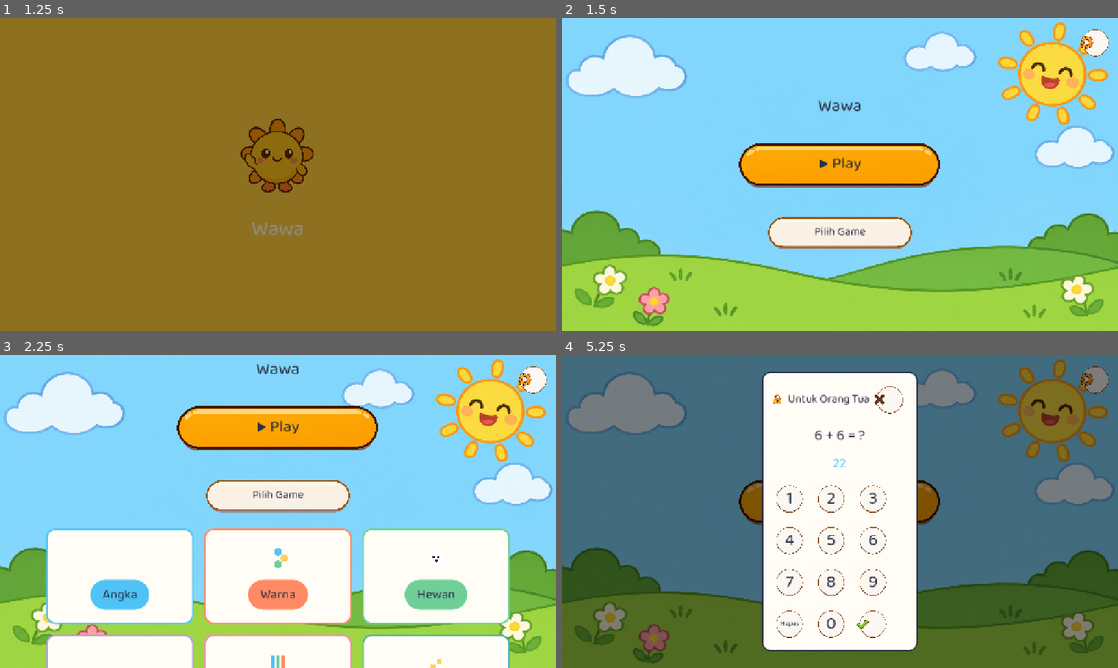
Above: before the commit, frames 1-4 (two rows, left to right).
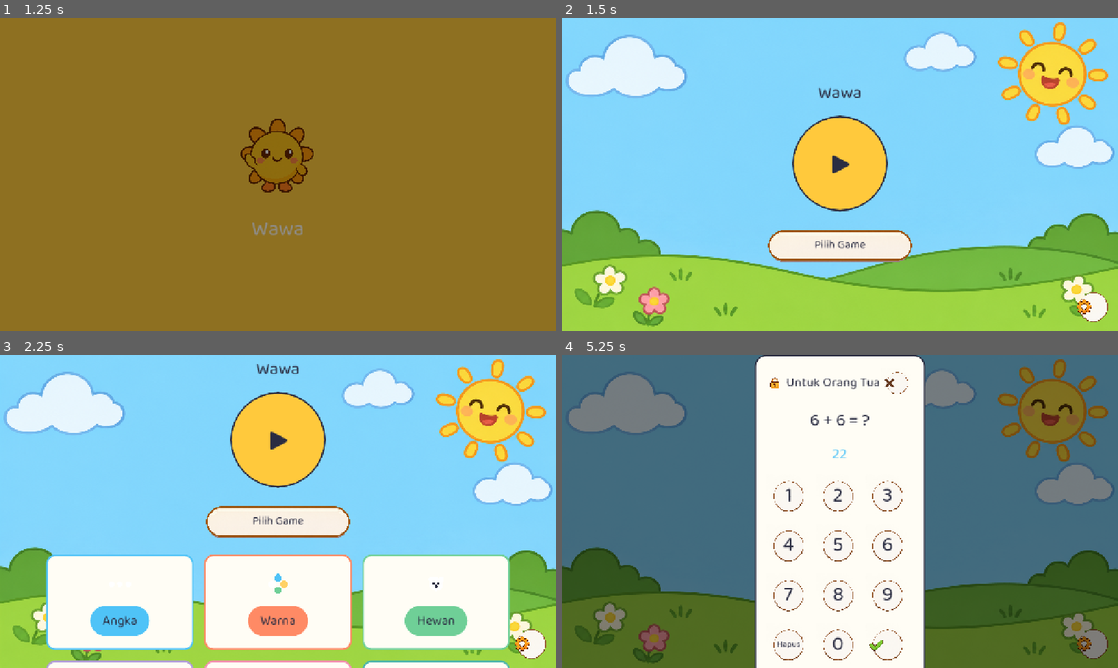
Above: after the commit, the same moments.

Repository: ptnusavisionmedia/game-balita
Game: Godot game, scene res://scenes/Splash.tscn
Two runs of this game, one before a commit and one after it. Both use one fixed random seed, a clock stepped at 60 frames per second and the inputs below.
Inputs (mouse positions are in pixels of both pictures, inside the frame that each line leads up to; where the layout moved, square brackets give the same spot in the first picture):
- Up to frame 1 (1.25 s): tap Enter at 0.5 s
- Up to frame 2 (1.5 s): no input
- Up to frame 3 (2.25 s): click "Pilih Game" at 2 s
- Up to frame 4 (5.25 s): click "Pilih Game" at 2.75 s; click (1095, 642) [1095, 380] at 3.5 s; click "▶ Play" (after the commit: "▶") at 4.25 s; click "▶ Play" (after the commit: "▶") at 5 s

Frame 1 is identical in both runs. In frame 2, 10% of the frame differs, in the area x 31-99%, y 3-98%; in frame 3, 30%, in the area x 8-99%, y 3-100%; in frame 4, 10%.

Commit message:
fix: presisi & ukuran redesain GUI/HUD (Play jadi lingkaran, teks besar)
- Home: tombol Play jadi lingkaran besar (220px) berisi cuma tanda ▶
  tanpa teks, ganti pil gambar "▶ Play". Gear Settings pindah ke pojok
  kanan bawah (dari kanan atas), naik 88→96px.
- ParentalGateDialog: keypad 88→100px, font digit 40→46, judul/soal/
  jawaban dibesarkan, margin kartu dilonggarkan (kartu otomatis lebih
  lebar, tidak sempit-memanjang lagi).
- Settings: judul/label/subjudul dibesarkan, kartu dilebarkan + margin
  ditambah, font teks tombol pil di-set eksplisit (sebelumnya ikut
  default yang lebih kecil).

Co-Authored-By: Claude Sonnet 5 <noreply@anthropic.com>

Diff:
--- a/core/scripts/parental_gate_dialog.gd
+++ b/core/scripts/parental_gate_dialog.gd
@@ -52,13 +52,13 @@
 	card_style.bg_color = AppColors.CREAM
 	card_style.border_color = AppColors.INK
 	card_style.set_border_width_all(3)
-	card_style.set_corner_radius_all(20)
-	card_style.set_content_margin_all(20)
+	card_style.set_corner_radius_all(24)
+	card_style.set_content_margin_all(28)
 	card.add_theme_stylebox_override("panel", card_style)
 	center.add_child(card)
 
 	var vbox := VBoxContainer.new()
-	vbox.add_theme_constant_override("separation", 12)
+	vbox.add_theme_constant_override("separation", 18)
 	card.add_child(vbox)
 
 	# Update 2026-11-22: susunan judul+tutup mengikuti mockup
@@ -78,7 +78,7 @@
 	if FileAccess.file_exists(lock_icon_path):
 		var lock_icon := TextureRect.new()
 		lock_icon.texture = load(lock_icon_path)
-		lock_icon.custom_minimum_size = Vector2(32, 32)
+		lock_icon.custom_minimum_size = Vector2(36, 36)
 		# expand_mode = IGNORE_SIZE WAJIB — tanpa ini TextureRect melapor
 		# "minimum size"-nya = ukuran asli file (bisa 1024x1024), bukan
 		# custom_minimum_size di atas (bug sama persis GameBackground
@@ -90,17 +90,17 @@
 
 	var title := Label.new()
 	title.text = "Untuk Orang Tua"
-	title.add_theme_font_size_override("font_size", 26)
+	title.add_theme_font_size_override("font_size", 30)
 	title.add_theme_color_override("font_color", AppColors.INK)
 	title_box.add_child(title)
 
 	var close_button := Button.new()
-	UIStyle.apply_icon_frame(close_button)
+	UIStyle.apply_icon_frame(close_button, 72.0)
 	var close_icon_path := "res://core/assets/images/ui/close_x.png"
 	if FileAccess.file_exists(close_icon_path):
 		close_button.icon = load(close_icon_path)
 		close_button.expand_icon = true
-		close_button.add_theme_constant_override("icon_max_width", 40)
+		close_button.add_theme_constant_override("icon_max_width", 36)
 	else:
 		close_button.text = "✕"
 	close_button.pressed.connect(func(): cancelled.emit())
@@ -108,21 +108,21 @@
 
 	_question_label = Label.new()
 	_question_label.horizontal_alignment = HORIZONTAL_ALIGNMENT_CENTER
-	_question_label.add_theme_font_size_override("font_size", 34)
+	_question_label.add_theme_font_size_override("font_size", 40)
 	_question_label.add_theme_color_override("font_color", AppColors.INK)
 	vbox.add_child(_question_label)
 
 	_answer_label = Label.new()
 	_answer_label.horizontal_alignment = HORIZONTAL_ALIGNMENT_CENTER
-	_answer_label.add_theme_font_size_override("font_size", 30)
+	_answer_label.add_theme_font_size_override("font_size", 34)
 	_answer_label.add_theme_color_override("font_color", AppColors.ACCENT_ANGKA)
-	_answer_label.custom_minimum_size = Vector2(0, 36)
+	_answer_label.custom_minimum_size = Vector2(0, 40)
 	vbox.add_child(_answer_label)
 
 	var keypad := GridContainer.new()
 	keypad.columns = 3
-	keypad.add_theme_constant_override("h_separation", 8)
-	keypad.add_theme_constant_override("v_separation", 8)
+	keypad.add_theme_constant_override("h_separation", 14)
+	keypad.add_theme_constant_override("v_separation", 14)
 	vbox.add_child(keypad)
 
 	for i in range(1, 10):
@@ -149,34 +149,40 @@
 ## (token `icon.s` 88x88, lihat mockup `previews/09_parental_gate.png`) +
 ## font digit dibesarkan ke 40px (token "Digit keypad" di
 ## docs/STYLE_GUIDE_GUI_HUD.md / GUI_HUD_SPEC paket).
+## Update 2026-11-22 (redesain ke-2, "text terlalu kecil" dilaporkan
+## user): bingkai naik dari 88→100, font digit 40→46 — kartu otomatis
+## ikut melebar (CenterContainer+GridContainer menyesuaikan ke minimum
+## size anak-anaknya), jadi dialog tidak lagi sempit-memanjang.
+const KEYPAD_DIAMETER := 100.0
+
 func _make_digit_button(d: int) -> Button:
 	var button := Button.new()
-	UIStyle.apply_icon_frame(button)
+	UIStyle.apply_icon_frame(button, KEYPAD_DIAMETER)
 	UIStyle.apply_ink_text_color(button)
 	button.text = str(d)
-	button.add_theme_font_size_override("font_size", 40)
+	button.add_theme_font_size_override("font_size", 46)
 	button.pressed.connect(_on_digit_pressed.bind(d))
 	return button
 
 
 func _make_backspace_button() -> Button:
 	var button := Button.new()
-	UIStyle.apply_icon_frame(button)
+	UIStyle.apply_icon_frame(button, KEYPAD_DIAMETER)
 	UIStyle.apply_ink_text_color(button)
 	button.text = "Hapus"
-	button.add_theme_font_size_override("font_size", 16)
+	button.add_theme_font_size_override("font_size", 20)
 	button.pressed.connect(_on_backspace_pressed)
 	return button
 
 
 func _make_confirm_button() -> Button:
 	var button := Button.new()
-	UIStyle.apply_icon_frame(button)
+	UIStyle.apply_icon_frame(button, KEYPAD_DIAMETER)
 	var checkmark_path := "res://core/assets/images/ui/checkmark.png"
 	if FileAccess.file_exists(checkmark_path):
 		button.icon = load(checkmark_path)
 		button.expand_icon = true
-		button.add_theme_constant_override("icon_max_width", 40)
+		button.add_theme_constant_override("icon_max_width", 48)
 	else:
 		button.text = "✓"
 	button.pressed.connect(_on_confirm_pressed)
--- a/scenes/home.gd
+++ b/scenes/home.gd
@@ -33,20 +33,30 @@
 	# men-stretch tiap child ke lebar penuh layar (dilaporkan user
 	# 2026-11-21, baru kelihatan jelas setelah GameBackground dipasang).
 	#
-	# Update 2026-11-22: "▶ Play"/"Pilih Game" sekarang pakai ilustrasi
-	# asli (`button_primary.png`/`button_secondary.png`, digenerate user
-	# lewat ChatGPT) lewat `StyleBoxTexture` — bukan `BigRoundButton`
-	# warna solid lagi. `texture_margin_*` = teknik 9-slice Godot: cuma
-	# bagian tengah yang lurus di-stretch, ujung bulatnya tetap utuh
-	# berapa pun lebar tombolnya (lihat docs/STYLE_GUIDE_ILUSTRASI.md 5.7b
-	# soal kenapa gambar sengaja dibuat kosong tanpa teks ter-bake).
+	# Update 2026-11-22 (redesain ke-2, atas permintaan user): "Play"
+	# BUKAN pil bertuliskan "▶ Play" lagi — jadi LINGKARAN besar isinya
+	# cuma tanda "▶" tanpa teks sama sekali (ikon = aksi, sesuai prinsip
+	# anak belum baca). Pakai `StyleBoxFlat` solid (bukan gambar pil
+	# `button_primary.png` yang sekarang nganggur di repo — rasionya 3:1,
+	# tidak cocok dipotong jadi lingkaran tanpa gambar baru) supaya tetap
+	# tajam di ukuran berapa pun & konsisten sama pola `BigRoundButton`.
 	var play_button := Button.new()
-	play_button.custom_minimum_size = Vector2(480, 160)
+	const PLAY_DIAMETER := 220.0
+	play_button.custom_minimum_size = Vector2(PLAY_DIAMETER, PLAY_DIAMETER)
 	play_button.size_flags_horizontal = Control.SIZE_SHRINK_CENTER
-	play_button.text = "▶ Play"
-	play_button.add_theme_font_size_override("font_size", 38)
-	UIStyle.apply_ink_text_color(play_button)
-	_apply_texture_button_style(play_button, "res://core/assets/images/button_primary.png")
+	play_button.text = "▶"
+	play_button.add_theme_font_size_override("font_size", 80)
+	play_button.add_theme_color_override("font_color", AppColors.INK)
+	play_button.add_theme_color_override("font_hover_color", AppColors.INK)
+	play_button.add_theme_color_override("font_pressed_color", AppColors.INK)
+	play_button.add_theme_color_override("font_focus_color", AppColors.INK)
+	var play_style := StyleBoxFlat.new()
+	play_style.bg_color = AppColors.SUNSHINE
+	play_style.border_color = AppColors.INK
+	play_style.set_border_width_all(4)
+	play_style.set_corner_radius_all(int(PLAY_DIAMETER / 2.0))
+	for state in ["normal", "hover", "pressed", "focus"]:
+		play_button.add_theme_stylebox_override(state, play_style)
 	play_button.pressed.connect(_on_play_pressed)
 	vbox.add_child(play_button)
 
@@ -71,21 +81,30 @@
 	for game in GameFlow.GAMES:
 		_grid.add_child(_make_tile(game))
 
+	# Update 2026-11-22 (redesain ke-2): gear Settings pindah dari pojok
+	# kanan atas ke BAWAH tengah layar (atas permintaan user) — "agak
+	# besar cuman jangan terlalu besar" → 96x96 (naik dari 88, bukan
+	# lompat ke ukuran Play yang 220).
 	var settings_button := Button.new()
-	UIStyle.apply_icon_frame(settings_button)
+	UIStyle.apply_icon_frame(settings_button, 96.0)
 	var settings_icon_path := "res://core/assets/images/ui/settings.png"
 	if FileAccess.file_exists(settings_icon_path):
 		settings_button.icon = load(settings_icon_path)
 		settings_button.expand_icon = true
-		settings_button.add_theme_constant_override("icon_max_width", 48)
+		settings_button.add_theme_constant_override("icon_max_width", 52)
 	else:
 		settings_button.text = "⚙"
+	# Pojok kanan BAWAH (bukan tengah bawah) — supaya tidak ketiban grid
+	# "Pilih Game" (3x2 kartu 340x220) begitu grid itu dibuka, karena
+	# `vbox` isinya center-aligned vertikal (bisa melebar ke bawah).
 	settings_button.anchor_left = 1.0
 	settings_button.anchor_right = 1.0
-	settings_button.offset_left = -96.0
+	settings_button.anchor_top = 1.0
+	settings_button.anchor_bottom = 1.0
+	settings_button.offset_left = -104.0
 	settings_button.offset_right = -8.0
-	settings_button.offset_top = 12.0
-	settings_button.offset_bottom = 100.0
+	settings_button.offset_top = -104.0
+	settings_button.offset_bottom = -8.0
 	settings_button.pressed.connect(_open_settings)
 	add_child(settings_button)
 
--- a/scenes/settings.gd
+++ b/scenes/settings.gd
@@ -42,7 +42,7 @@
 
 	var title := Label.new()
 	title.text = "Pengaturan"
-	title.add_theme_font_size_override("font_size", 36)
+	title.add_theme_font_size_override("font_size", 42)
 	title.add_theme_color_override("font_color", AppColors.INK)
 	title.horizontal_alignment = HORIZONTAL_ALIGNMENT_CENTER
 	vbox.add_child(title)
@@ -53,14 +53,14 @@
 	card_style.bg_color = AppColors.CREAM
 	card_style.border_color = AppColors.SUNSHINE
 	card_style.set_border_width_all(3)
-	card_style.set_corner_radius_all(20)
-	card_style.set_content_margin_all(28)
+	card_style.set_corner_radius_all(24)
+	card_style.set_content_margin_all(36)
 	card.add_theme_stylebox_override("panel", card_style)
 	vbox.add_child(card)
 
 	var card_box := VBoxContainer.new()
-	card_box.custom_minimum_size = Vector2(760, 0)
-	card_box.add_theme_constant_override("separation", 20)
+	card_box.custom_minimum_size = Vector2(840, 0)
+	card_box.add_theme_constant_override("separation", 24)
 	card.add_child(card_box)
 
 	_sound_button = Button.new()
@@ -103,16 +103,18 @@
 
 	var label := Label.new()
 	label.text = label_text
-	label.add_theme_font_size_override("font_size", 26)
+	label.add_theme_font_size_override("font_size", 30)
 	label.add_theme_color_override("font_color", AppColors.INK)
 	text_box.add_child(label)
 
 	var subtitle := Label.new()
 	subtitle.text = subtitle_text
-	subtitle.add_theme_font_size_override("font_size", 20)
+	subtitle.add_theme_font_size_override("font_size", 22)
 	subtitle.add_theme_color_override("font_color", AppColors.INK)
+	subtitle.autowrap_mode = TextServer.AUTOWRAP_WORD
 	text_box.add_child(subtitle)
 
+	action_button.add_theme_font_size_override("font_size", 24)
 	row.add_child(action_button)
 	return row
 
Not shown, changed: obsidian-vault/Decisions Log.md
